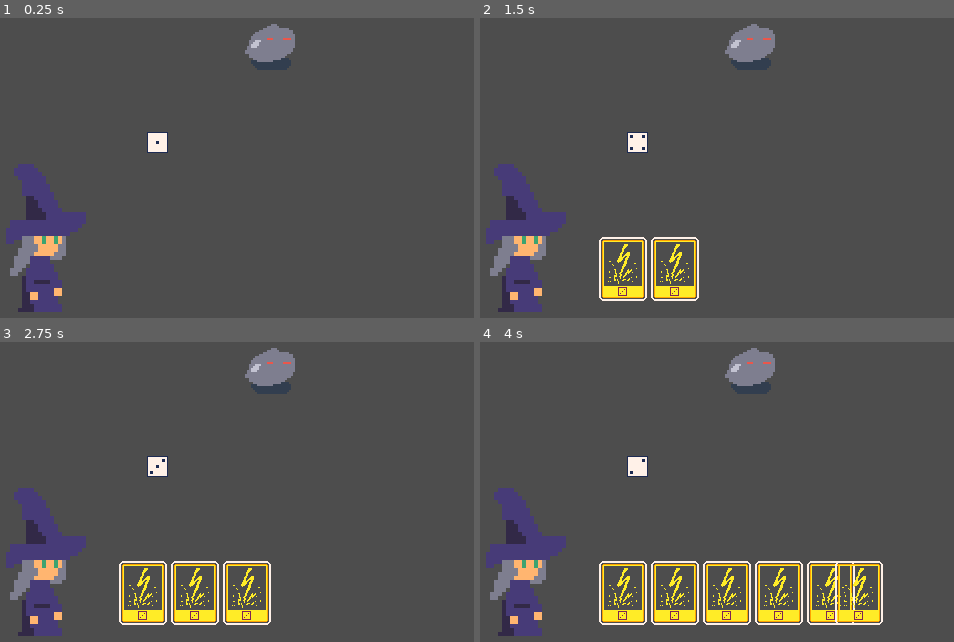
Above: before the commit, frames 1-4 (two rows, left to right).
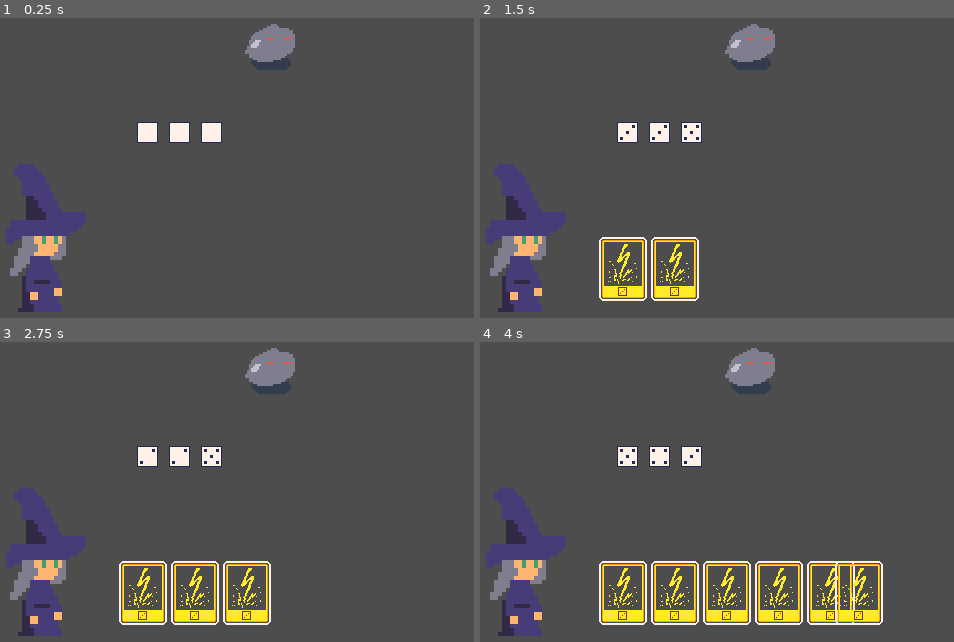
Above: after the commit, the same moments.

Repository: cat-in-the-dark/ludum_59_omsk
Game: Godot game, scene res://scenes/game.tscn
Two runs of this game, one before a commit and one after it. Both use one fixed random seed, a clock stepped at 60 frames per second and the inputs below.
Inputs (mouse positions are in pixels of both pictures, inside the frame that each line leads up to):
- Up to frame 1 (0.25 s): no input
- Up to frame 2 (1.5 s): tap Enter (ui_accept) at 0.5, 0.77 s; move the mouse to (821, 156) at 0.52 s; press the mouse at (821, 156) at 0.53 s; tap R (roll) at 0.6 s; move the mouse to (622, 270) at 1.27 s; release the mouse at (622, 270) at 1.28 s; click (622, 270) at 1.35 s
- Up to frame 3 (2.75 s): tap Enter (ui_accept) at 1.52 s; tap R (roll) at 1.55, 2.1 s; move the mouse to (194, 594) at 2.02 s; press the mouse at (194, 594) at 2.03 s
- Up to frame 4 (4 s): tap Enter (ui_accept) at 2.75, 3.02, 3.77 s; move the mouse to (726, 594) at 2.77 s; release the mouse at (726, 594) at 2.78 s; click (726, 594) at 2.85 s; tap R (roll) at 3.05, 3.6 s; move the mouse to (778, 594) at 3.52 s; press the mouse at (778, 594) at 3.53 s

The runs differ from the first frame. In frame 1, 1.1% of the frame differs, in the area x 28-47%, y 34-45%; in frame 2, 1.1%; in frame 3, 1.1%; in frame 4, 1.1%.

Commit message:
fix dices add hover effect

Diff:
--- a/project.godot
+++ b/project.godot
@@ -32,6 +32,11 @@
 "events": [Object(InputEventKey,"resource_local_to_scene":false,"resource_name":"","device":-1,"window_id":0,"alt_press …(192 unchanged characters)…
 ]
 }
+click={
+"deadzone": 0.2,
+"events": [Object(InputEventMouseButton,"resource_local_to_scene":false,"resource_name":"","device":-1,"window_id":0,"alt_pressed":false,"shift_pressed":false,"ctrl_pressed":false,"meta_pressed":false,"button_mask":1,"position":Vector2(254, 25),"global_position":Vector2(273, 121),"factor":1.0,"button_index":1,"canceled":false,"pressed":true,"double_click":false,"script":null)
+]
+}
 
 [physics]
 
--- /dev/null
+++ b/resources/d6/d6-0.tres
@@ -0,0 +1,7 @@
+[gd_resource type="AtlasTexture" format=3 uid="uid://b71d0nohu4p3"]
+
+[ext_resource type="Texture2D" uid="uid://ylxpp12a8maj" path="res://resources/d6/d6.png" id="1_vul5d"]
+
+[resource]
+atlas = ExtResource("1_vul5d")
+region = Rect2(0, 0, 21, 21)
--- a/resources/d6/d6-1.tres
+++ b/resources/d6/d6-1.tres
@@ -1,7 +1,7 @@
-[gd_resource type="AtlasTexture" format=3 uid="uid://b71d0nohu4p3"]
+[gd_resource type="AtlasTexture" format=3 uid="uid://b1b5kajxq6fme"]
 
-[ext_resource type="Texture2D" uid="uid://wdv6mb4uhswn" path="res://resources/d6/d6.png" id="1_vul5d"]
+[ext_resource type="Texture2D" uid="uid://ylxpp12a8maj" path="res://resources/d6/d6.png" id="1_mcmdn"]
 
 [resource]
-atlas = ExtResource("1_vul5d")
-region = Rect2(0, 0, 21, 21)
+atlas = ExtResource("1_mcmdn")
+region = Rect2(21, 0, 21, 21)
--- a/resources/d6/d6-2.tres
+++ b/resources/d6/d6-2.tres
@@ -1,7 +1,7 @@
-[gd_resource type="AtlasTexture" format=3 uid="uid://b1b5kajxq6fme"]
+[gd_resource type="AtlasTexture" format=3 uid="uid://bolai0r7c2ta6"]
 
-[ext_resource type="Texture2D" uid="uid://wdv6mb4uhswn" path="res://resources/d6/d6.png" id="1_mcmdn"]
+[ext_resource type="Texture2D" uid="uid://wdv6mb4uhswn" path="res://resources/d6/d6.png" id="1_5xt8h"]
 
 [resource]
-atlas = ExtResource("1_mcmdn")
-region = Rect2(21, 0, 21, 21)
+atlas = ExtResource("1_5xt8h")
+region = Rect2(42, 0, 21, 21)
--- a/resources/d6/d6-3.tres
+++ b/resources/d6/d6-3.tres
@@ -1,7 +1,7 @@
-[gd_resource type="AtlasTexture" format=3 uid="uid://bolai0r7c2ta6"]
+[gd_resource type="AtlasTexture" format=3 uid="uid://c8lh6hb8lppbh"]
 
-[ext_resource type="Texture2D" uid="uid://wdv6mb4uhswn" path="res://resources/d6/d6.png" id="1_5xt8h"]
+[ext_resource type="Texture2D" uid="uid://wdv6mb4uhswn" path="res://resources/d6/d6.png" id="1_gd0fj"]
 
 [resource]
-atlas = ExtResource("1_5xt8h")
-region = Rect2(42, 0, 21, 21)
+atlas = ExtResource("1_gd0fj")
+region = Rect2(63, 0, 21, 21)
--- a/resources/d6/d6-4.tres
+++ b/resources/d6/d6-4.tres
@@ -1,7 +1,7 @@
-[gd_resource type="AtlasTexture" format=3 uid="uid://c8lh6hb8lppbh"]
+[gd_resource type="AtlasTexture" format=3 uid="uid://cdthwhpco46o2"]
 
-[ext_resource type="Texture2D" uid="uid://wdv6mb4uhswn" path="res://resources/d6/d6.png" id="1_gd0fj"]
+[ext_resource type="Texture2D" uid="uid://wdv6mb4uhswn" path="res://resources/d6/d6.png" id="1_wggdn"]
 
 [resource]
-atlas = ExtResource("1_gd0fj")
-region = Rect2(63, 0, 21, 21)
+atlas = ExtResource("1_wggdn")
+region = Rect2(84, 0, 21, 21)
--- a/resources/d6/d6-5.tres
+++ b/resources/d6/d6-5.tres
@@ -1,7 +1,7 @@
-[gd_resource type="AtlasTexture" format=3 uid="uid://cdthwhpco46o2"]
+[gd_resource type="AtlasTexture" format=3 uid="uid://d3b3gbeinxcox"]
 
-[ext_resource type="Texture2D" uid="uid://wdv6mb4uhswn" path="res://resources/d6/d6.png" id="1_wggdn"]
+[ext_resource type="Texture2D" uid="uid://wdv6mb4uhswn" path="res://resources/d6/d6.png" id="1_081fs"]
 
 [resource]
-atlas = ExtResource("1_wggdn")
-region = Rect2(84, 0, 21, 21)
+atlas = ExtResource("1_081fs")
+region = Rect2(105, 0, 21, 21)
--- a/resources/d6/d6-6.tres
+++ b/resources/d6/d6-6.tres
@@ -1,7 +1,7 @@
-[gd_resource type="AtlasTexture" format=3 uid="uid://d3b3gbeinxcox"]
+[gd_resource type="AtlasTexture" format=3 uid="uid://iyvffoxwehx0"]
 
-[ext_resource type="Texture2D" uid="uid://wdv6mb4uhswn" path="res://resources/d6/d6.png" id="1_081fs"]
+[ext_resource type="Texture2D" uid="uid://ylxpp12a8maj" path="res://resources/d6/d6.png" id="1_081fs"]
 
 [resource]
 atlas = ExtResource("1_081fs")
-region = Rect2(105, 0, 21, 21)
+region = Rect2(126, 0, 21, 21)
--- a/scenes/dice/dice.gd
+++ b/scenes/dice/dice.gd
@@ -3,8 +3,11 @@
 class_name Dice
 
 @onready var vis_number: Sprite2D = $number
+@onready var hover: Sprite2D = $number/hover
+var selected: bool = false
 
 var vis_numbers = [
+	"res://resources/d6/d6-0.tres",
 	"res://resources/d6/d6-1.tres",
 	"res://resources/d6/d6-2.tres",
 	"res://resources/d6/d6-3.tres",
@@ -13,11 +16,27 @@
 	"res://resources/d6/d6-6.tres",
 ]
 
-@export var value: int = 1
+@export var value: int
 
 func _ready() -> void:
-	vis_number.texture = load(vis_numbers[value-1])
+	vis_number.texture = load(vis_numbers[value])
 
 func roll():
 	value = randi_range(1, 6)
-	vis_number.texture = load(vis_numbers[value-1])
+	vis_number.texture = load(vis_numbers[value])
+
+func _on_area_2d_mouse_entered() -> void:
+	hover.visible = true
+
+func _on_area_2d_mouse_exited() -> void:
+	hover.visible = false
+
+func _on_area_2d_input_event(viewport: Node, event: InputEvent, shape_idx: int) -> void:
+	if event.is_action_pressed("click"):
+		selected = not selected
+		if selected:
+			self.vis_number.scale.x = 1.4
+			self.vis_number.scale.y = 1.4
+		else:
+			self.vis_number.scale.x = 1
+			self.vis_number.scale.y = 1
--- a/scenes/dice/dice.tscn
+++ b/scenes/dice/dice.tscn
@@ -1,10 +1,11 @@
 [gd_scene format=3 uid="uid://ef8bql2233fd"]
 
-[ext_resource type="Texture2D" uid="uid://b71d0nohu4p3" path="res://resources/d6/d6-1.tres" id="1_4fys5"]
+[ext_resource type="Texture2D" uid="uid://b71d0nohu4p3" path="res://resources/d6/d6-0.tres" id="1_4fys5"]
 [ext_resource type="Script" uid="uid://4gkdundopoie" path="res://scenes/dice/dice.gd" id="1_fvt51"]
+[ext_resource type="Texture2D" uid="uid://cse32gc1ue6k8" path="res://resources/d6/highlight.png" id="3_oo8kb"]
 
 [sub_resource type="RectangleShape2D" id="RectangleShape2D_fvt51"]
-size = Vector2(19, 19)
+size = Vector2(21, 21)
 
 [node name="Dice" type="Node2D" unique_id=1679886439]
 script = ExtResource("1_fvt51")
@@ -12,9 +13,21 @@
 [node name="number" type="Sprite2D" parent="." unique_id=604494920]
 texture = ExtResource("1_4fys5")
 centered = false
+offset = Vector2(-10, -10)
+
+[node name="hover" type="Sprite2D" parent="number" unique_id=769747202]
+visible = false
+z_index = -1
+position = Vector2(-11, -11)
+texture = ExtResource("3_oo8kb")
+centered = false
 
 [node name="Area2D" type="Area2D" parent="." unique_id=1307829890]
 
 [node name="CollisionShape2D" type="CollisionShape2D" parent="Area2D" unique_id=46797615]
-position = Vector2(10.5, 10.5)
+position = Vector2(0.5, 0.5)
 shape = SubResource("RectangleShape2D_fvt51")
+
+[connection signal="input_event" from="Area2D" to="." method="_on_area_2d_input_event"]
+[connection signal="mouse_entered" from="Area2D" to="." method="_on_area_2d_mouse_entered"]
+[connection signal="mouse_exited" from="Area2D" to="." method="_on_area_2d_mouse_exited"]
--- a/scenes/dices.gd
+++ b/scenes/dices.gd
@@ -2,8 +2,21 @@
 
 class_name Dices
 
-@export var dices: Array[Dice]
+var spacing = 32
+var dices: Array[Dice]
+
+func claim(dice: Dice):
+	self.add_child(dice)
+	dices.append(dice)
 
 func roll():
 	for dice in dices:
 		dice.roll()
+
+func _process(delta: float) -> void:
+	var size = dices.size()
+	if size == 0:
+		return
+
+	for i in range(size):
+		dices[i].position.x = i * spacing
--- a/scenes/game.tscn
+++ b/scenes/game.tscn
@@ -3,12 +3,15 @@
 [ext_resource type="Script" uid="uid://bhcbuu1tj0irh" path="res://scripts/main.gd" id="1_lbhrr"]
 [ext_resource type="PackedScene" uid="uid://ccpu6uvtjguey" path="res://scenes/player/player.tscn" id="1_yqjtg"]
 [ext_resource type="PackedScene" uid="uid://i4jv8tinjc71" path="res://scenes/enemies/rock_1/rock.tscn" id="2_yqjtg"]
+[ext_resource type="PackedScene" uid="uid://byulrertvlw3e" path="res://scenes/card/card.tscn" id="3_lnu2h"]
 [ext_resource type="Script" uid="uid://bptxerouatwua" path="res://scripts/player_hand.gd" id="4_iywne"]
 [ext_resource type="PackedScene" uid="uid://ef8bql2233fd" path="res://scenes/dice/dice.tscn" id="4_p57ef"]
 [ext_resource type="Script" uid="uid://bsxhxwxbc3h7x" path="res://scenes/dices.gd" id="4_u5sy4"]
 
 [node name="Game" type="Node2D" unique_id=246888789]
 script = ExtResource("1_lbhrr")
+card_prefab = ExtResource("3_lnu2h")
+dice_prefab = ExtResource("4_p57ef")
 
 [node name="Player" parent="." unique_id=2102551300 instance=ExtResource("1_yqjtg")]
 position = Vector2(12, 151)
@@ -16,12 +19,9 @@
 [node name="RockEnemy" parent="." unique_id=263087226 instance=ExtResource("2_yqjtg")]
 position = Vector2(247, 3)
 
-[node name="Dices" type="Node2D" parent="." unique_id=1615678971 node_paths=PackedStringArray("dices")]
+[node name="Dices" type="Node2D" parent="." unique_id=1615678971]
 position = Vector2(153, 119)
 script = ExtResource("4_u5sy4")
-dices = [NodePath("Dice")]
-
-[node name="Dice" parent="Dices" unique_id=1679886439 instance=ExtResource("4_p57ef")]
 
 [node name="PlayerHand" type="Node2D" parent="." unique_id=2140193005]
 position = Vector2(125, 224)
--- a/scripts/globals.gd
+++ b/scripts/globals.gd
@@ -1 +1,3 @@
 extends Node
+
+var MAX_DICES: int = 4
--- a/scripts/main.gd
+++ b/scripts/main.gd
@@ -1,14 +1,25 @@
 extends Node2D
 
-@onready var card_prefab: PackedScene = preload("res://scenes/card/card.tscn")
+class_name Game
+
+@export var card_prefab: PackedScene
+@export var dice_prefab: PackedScene
 @onready var hand: PlayerHand = $PlayerHand
 @onready var dices: Dices = $Dices
+
+func _ready() -> void:
+	for i in range(3):
+		add_dice()
 
 func add_card():
 	var card: Card = card_prefab.instantiate()
 	card.dice = 3
 	card.variant = Card.CardVariant.LIGHTNING
 	hand.claim(card)
+
+func add_dice():
+	var dice: Dice = dice_prefab.instantiate()
+	dices.claim(dice)
 
 func roll():
 	dices.roll()
--- a/scripts/player_hand.gd
+++ b/scripts/player_hand.gd
@@ -11,7 +11,6 @@
 	return a.dice < b.dice
 
 func claim(card: Card):
-	print(card)
 	self.add_child(card)
 	cards.append(card)
 	cards.sort_custom(by_card_dice)
Renamed: resources/d6-red.aseprite -> resources/card-d6/d6-red.aseprite
Binary file added: resources/d6/d6.aseprite
Binary file changed: resources/d6/d6.png
Binary file added: resources/d6/highlight.png
Not shown, changed: resources/d6/highlight.png.import
Binary file removed: resources/dice.aseprite
